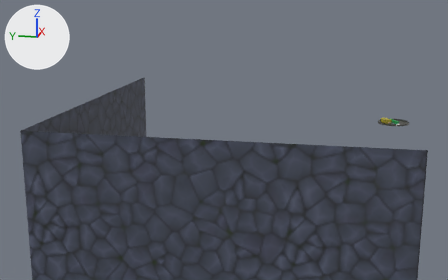
Two versions of the glTF model public/models/NewthreeJsScene.glb, one commit apart.
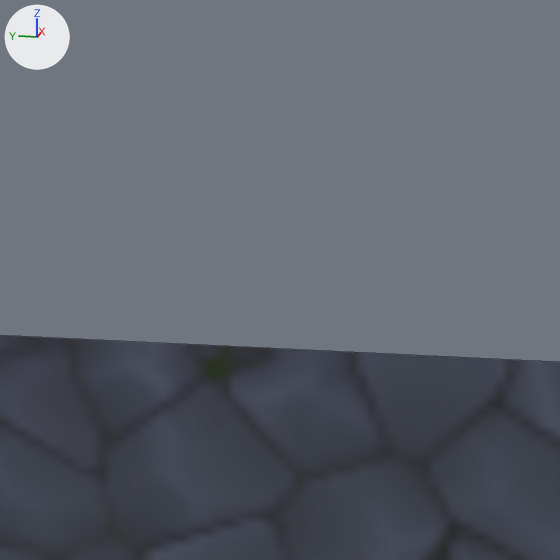
Old and new are each drawn from a 50 mm camera at (-253.5, -15.2, 212.0) aimed at (-7.5, 34.0, 150.5) and again close up on the part from 37% to 59% of the width and 28% to 63% of the height. The lights are fixed; the arrows at upper left show +X, +Y and +Z. The close-ups show mesh edges as thin lines. Where no turn or scale is listed for an object, it has been applied to the vertices.

In view in the first close-up: 'Walls.002'.
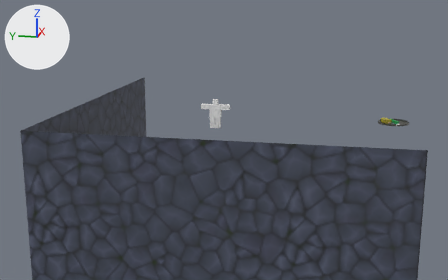
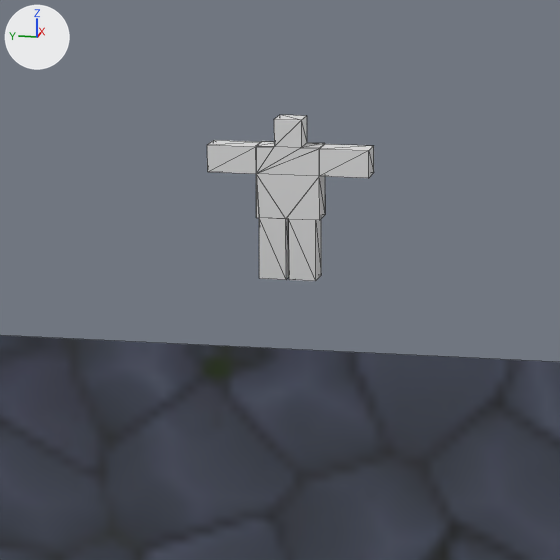
Pixel boxes [x1, y1, x2, y2] of what changed, in the close-ups (560 x 560 px):
'Character', added: after [207, 115, 374, 281]

What changed in the scene script:
```text
Add me_cube_039:
    me_cube_039.from_pydata(...)  # 64 vertices, 120 faces; spans x -20.0..-18.0, y -5.98..5.97, z -7.18..4.65
Add ob_character:
    ob_character = bpy.data.objects.new('Character', me_cube_039)
    ob_character.location = (13.37, 37.92, 162.42)
```
